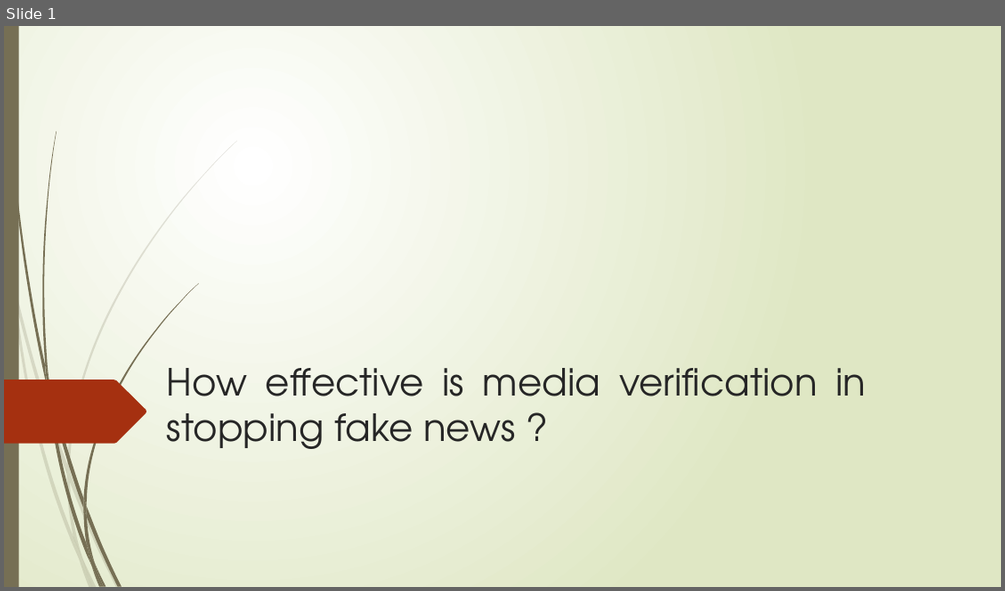
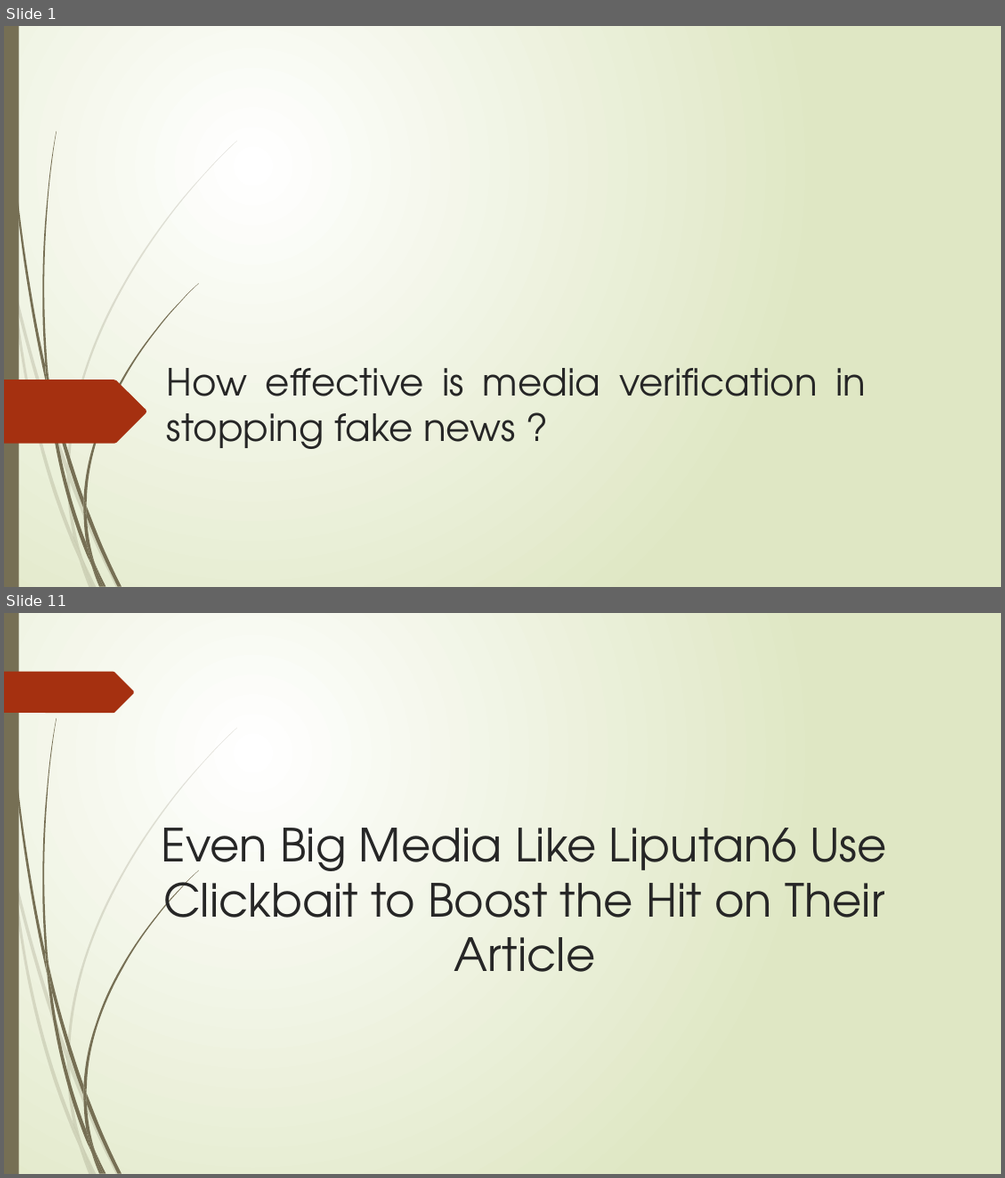
Before and after one commit to dimasmamot/PENS-IT-S6, a slide deck: Bahasa Inggris 6/How effective is media verification in stopping fake.pptx. Shown one above the other, each under a label of ours: slide 1 before the commit, slides 1 and 11 after it; the slides between them are not shown. The pictures are 1005x591 and 1005x1178 pixels, drawn with LibreOffice and Linux fonts; fonts in the diff are those of the drawing. Boxes give left, top, right and bottom in pixels: in the first picture for what was removed or moved away, otherwise in the second. Text is boxed around its words. In the diff, an @@ line names an element or a change of style, - is before the commit and + after.

```diff
--- a/Bahasa Inggris 6/How effective is media verification in stopping fake.pptx
+++ b/Bahasa Inggris 6/How effective is media verification in stopping fake.pptx
@@ slide 11 added at <box>4,613,1001,1174</box>, background gradient #FFFFFF to #DFE8C4; not listed: 23 template elements that a slide beside it also shows @@
@@ freeform shape added at <box>4,672,134,713</box>, fill #A53010 @@
@@ title added at <box>162,827,887,972</box>, 44 pt, text #262626 @@
+Even Big Media Like Liputan6 Use Clickbait to Boost the Hit on Their Article
```
Also in this commit, not shown: 5 slides changed, 5 other slides added, 20 other files.
